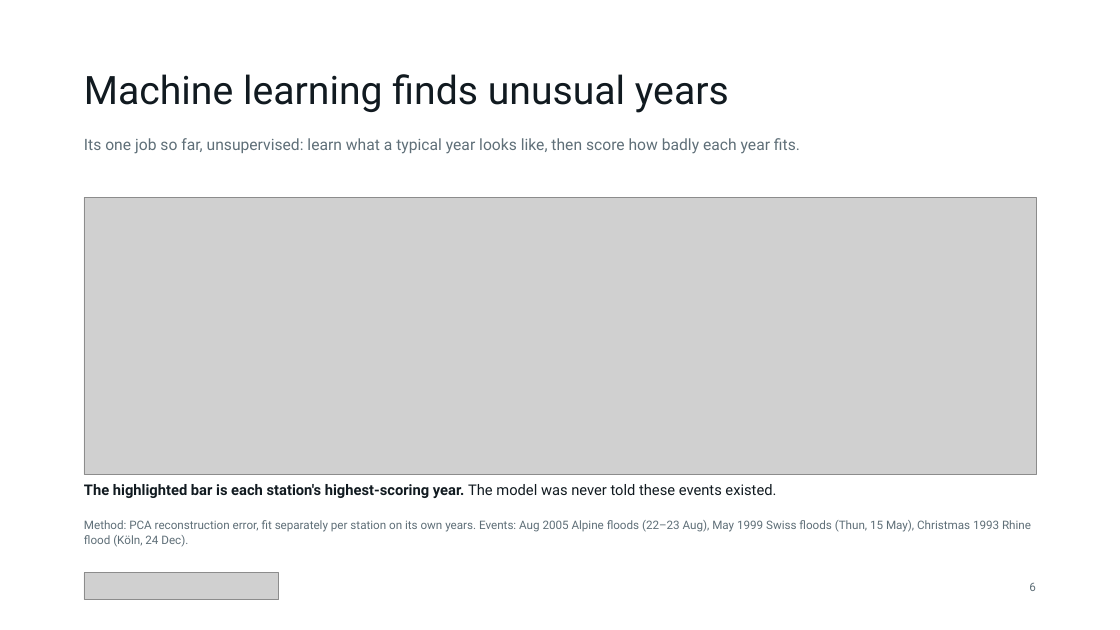
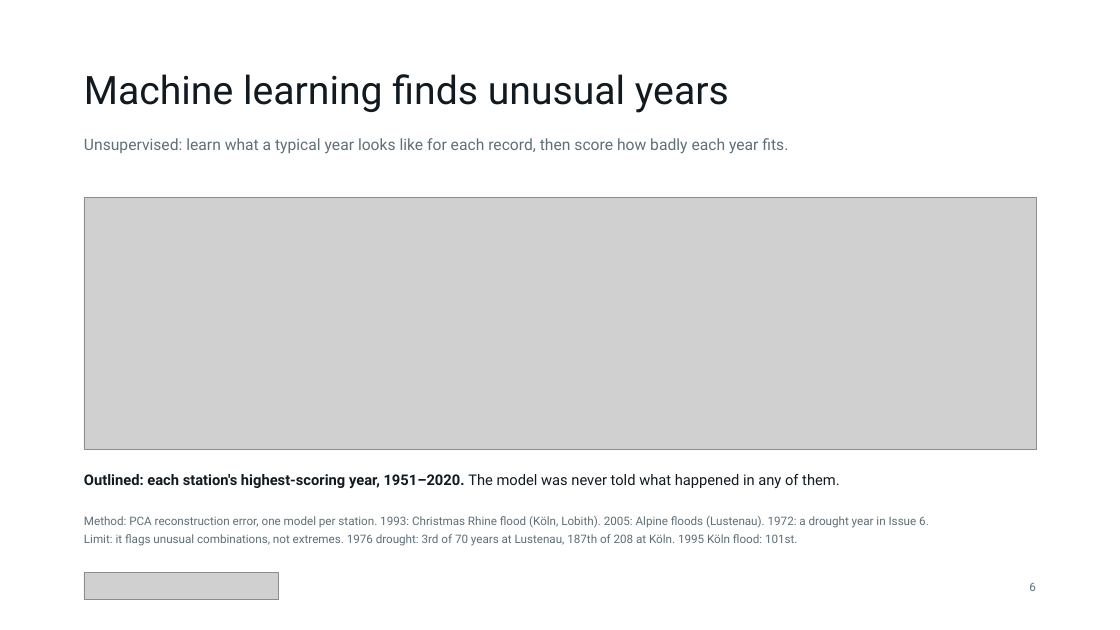
Before and after one commit to qintheory/noea, a slide deck: slide 6 of docs/noea-introduction-animated.pptx. Drawn at 1120x630 pixels with LibreOffice and Linux fonts; fonts in the diff are those of the drawing; grey boxes stand for pictures. Boxes give left, top, right and bottom in pixels: in the first picture for what was removed or moved away, otherwise in the second. Text is boxed around its words. In the diff, an @@ line names an element or a change of style, - is before the commit and + after.

```diff
--- a/docs/noea-introduction-animated.pptx
+++ b/docs/noea-introduction-animated.pptx
@@ text at [84,138,788,154]: text changed @@
-Its one job so far, unsupervised: learn what a typical year looks like, then score how badly each year fits.
+Unsupervised: learn what a typical year looks like for each record, then score how badly each year fits.
@@ picture: place and size @@
-picture at [84,197,1036,475]
+picture at [84,197,1036,450]
@@ text at [84,474,839,488]: text changed @@
-The highlighted bar is each station's highest-scoring year. The model was never told these events existed.
+Outlined: each station's highest-scoring year, 1951–2020. The model was never told what happened in any of them.
@@ text at [84,516,929,546]: text changed @@
-Method: PCA reconstruction error, fit separately per station on its own years. Events: Aug 2005 Alpine floods (22–23 Aug), May 1999 Swiss floods (Thun, 15 May), Christmas 1993 Rhine flood (Köln, 24 Dec).
+Method: PCA reconstruction error, one model per station. 1993: Christmas Rhine flood (Köln, Lobith). 2005: Alpine floods (Lustenau). 1972: a drought year in Issue 6.
+Limit: it flags unusual combinations, not extremes. 1976 drought: 3rd of 70 years at Lustenau, 187th of 208 at Köln. 1995 Köln flood: 101st.
```
Also in this commit, not shown: 6 other slides changed, 26 other files.
